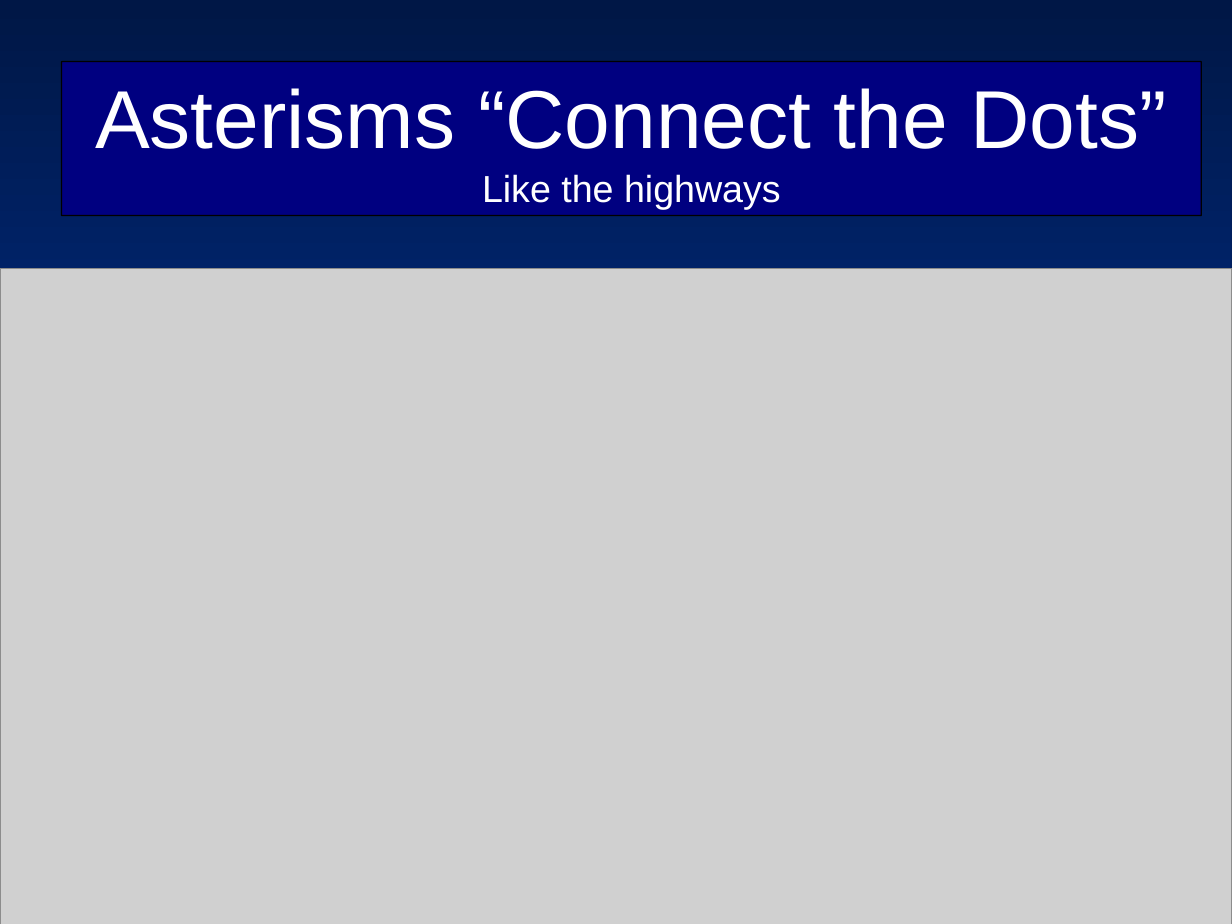
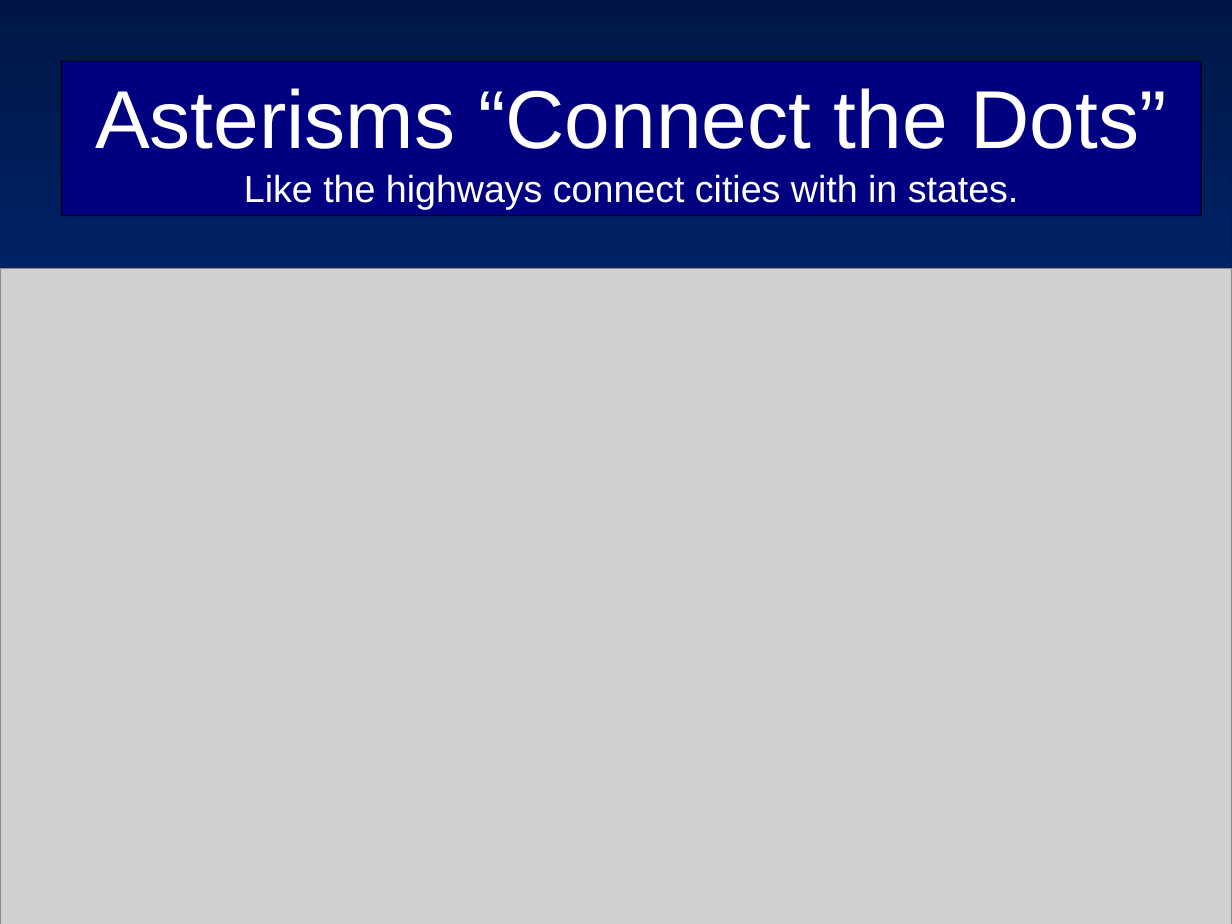
Before and after one commit to ForrestErickson/Asterisms_and_Constelations, a slide deck: slide 3 of Asterisms_and_Constelations.ppt. Drawn at 1232x924 pixels with LibreOffice and Linux fonts; fonts in the diff are those of the drawing; grey boxes stand for pictures. Boxes give left, top, right and bottom in pixels: in the first picture for what was removed or moved away, otherwise in the second. Text is boxed around its words. In the diff, an @@ line names an element or a change of style, - is before the commit and + after.

```diff
--- a/Asterisms_and_Constelations.ppt
+++ b/Asterisms_and_Constelations.ppt
@@ text in rounded rectangle at <box>244,174,1019,210</box>: text changed @@
-Like the highways
+Like the highways connect cities with in states.
```
Also in this commit, not shown: 15 other slides changed, 2 slides added, 1 other file.
